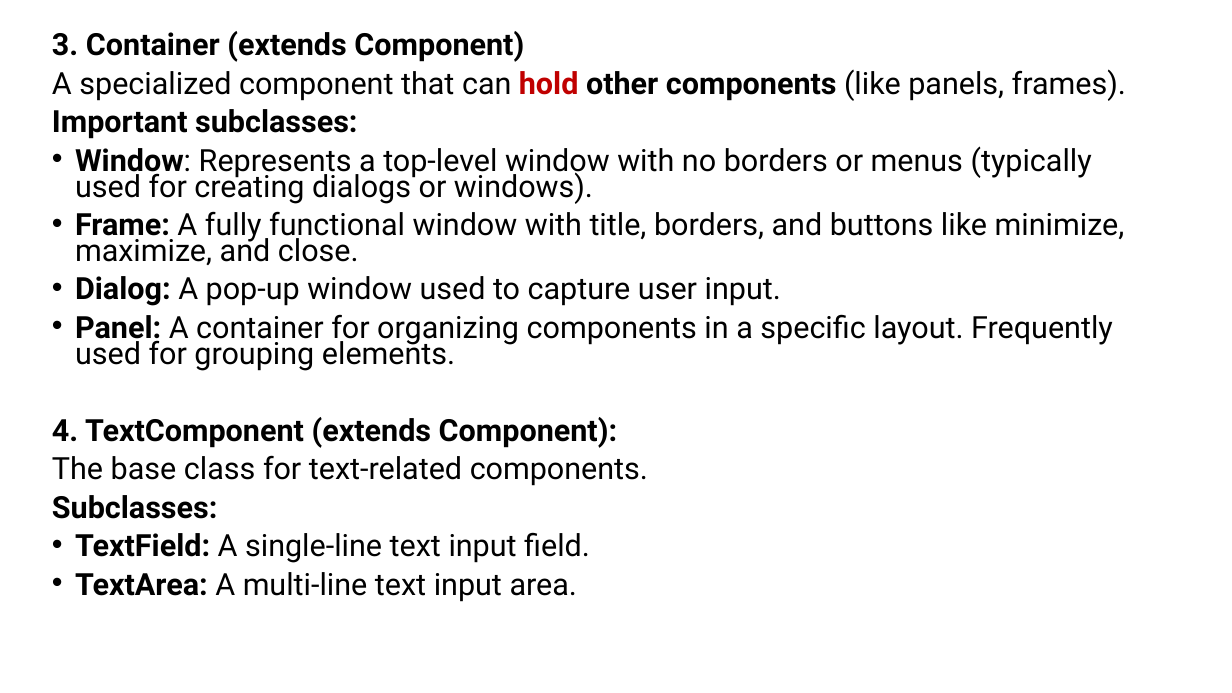
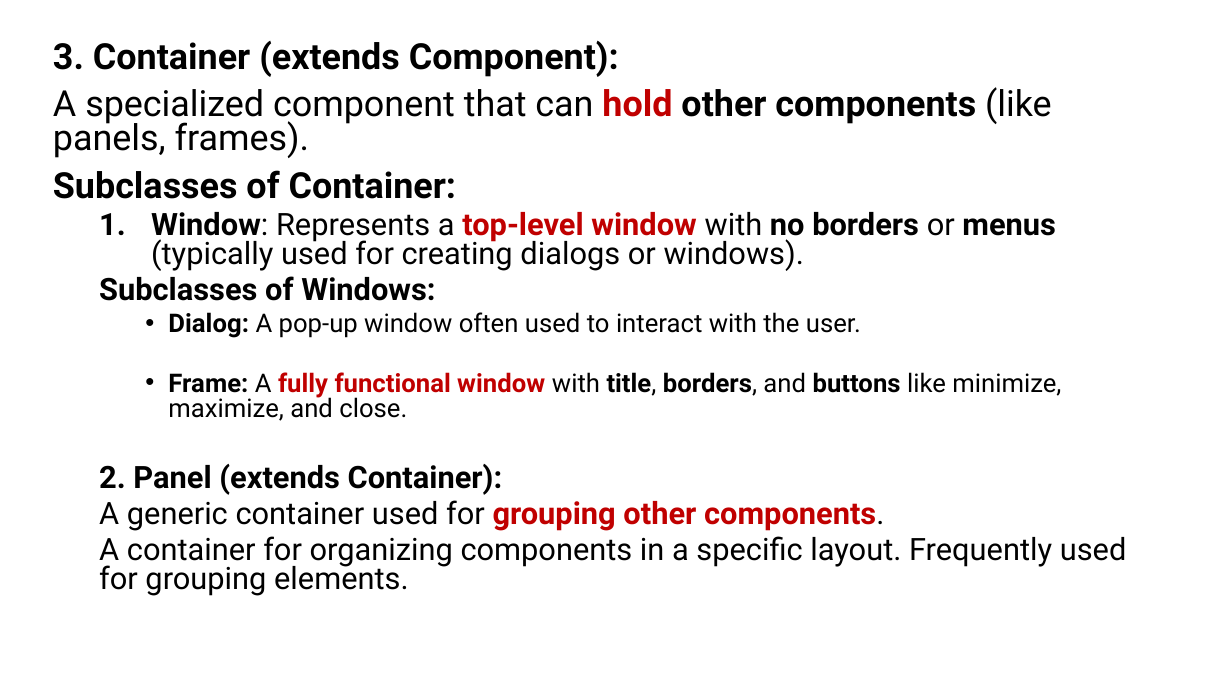
Before and after one commit to PRAMOD-VISHNU-NAIK/MCA-2nd-Sem-Shridevi-College, a slide deck: slide 6 of Theory Class-Notes/Complete Syllabus and Notes/Module-5 GUI and Applet.pptx (slide 5 before the commit). Drawn at 1232x693 pixels with LibreOffice and Linux fonts; fonts in the diff are those of the drawing. Boxes give left, top, right and bottom in pixels: in the first picture for what was removed or moved away, otherwise in the second. Text is boxed around its words. In the diff, an @@ line names an element or a change of style, - is before the commit and + after.

```diff
--- a/Theory Class-Notes/Complete Syllabus and Notes/Module-5 GUI and Applet.pptx
+++ b/Theory Class-Notes/Complete Syllabus and Notes/Module-5 GUI and Applet.pptx
@@ text "3. Container (extends Component):": place and size @@
-text "3. Container (extends Component):" at box(52, 31, 1126, 602)
+text "3. Container (extends Component):" at box(53, 41, 1127, 596)
@@ text at box(53, 41, 619, 77): text changed; size 23.8 to 28 pt @@
-3. Container (extends Component)
+3. Container (extends Component):
@@ text at box(53, 87, 1061, 421): size 23.8 to 28 pt in "A specialized component that can hold other ..."; size 23.8 to 24 pt in "Window: Represents a top-level window with no ..."; text colour #000000 to #C00000 in "top-level window", "fully functional window"; bold on in "top-level window no borders menus", "fully functional window title, borders, buttons"; size 23.8 to 20 pt in "Frame: A fully functional window with title, ..."; line spacing 0.7 to 0.8; bullet • to 1.; list level 1 to 2 in "Window: Represents a top-level window ..."; list level 1 to 3 in "Frame: A fully functional window ..." @@
@@ text at box(53, 170, 456, 199): text changed; size 23.8 to 28 pt @@
-Important subclasses:
+Subclasses of Container:
@@ text at box(99, 276, 861, 338): paragraphs added @@
+  Subclasses of Windows:
+    • Dialog: A pop-up window often used to interact with the user.
@@ text at box(99, 464, 1127, 596): text changed; size 23.8 to 24 pt @@
-• Dialog: A pop-up window used to capture user input.
-• Panel: A container for organizing components in a specific layout. Frequently used for grouping elements.
-4. TextComponent (extends Component):
-The base class for text-related components.
-Subclasses:
-• TextField: A single-line text input field.
-• TextArea: A multi-line text input area.
+  2. Panel (extends Container):
+  A generic container used for grouping other components.
+  A container for organizing components in a specific layout. Frequently used for grouping elements.
```
Also in this commit, not shown: 10 other slides changed, 16 slides added, 5 slides removed, 6 other files.
